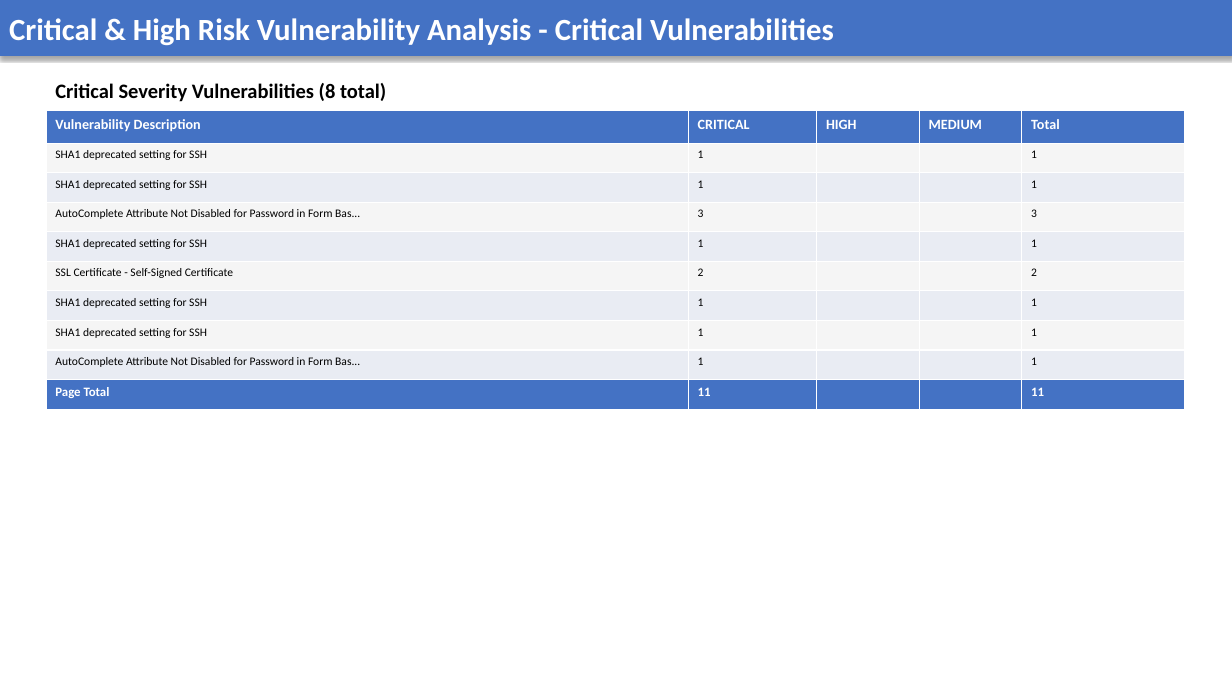
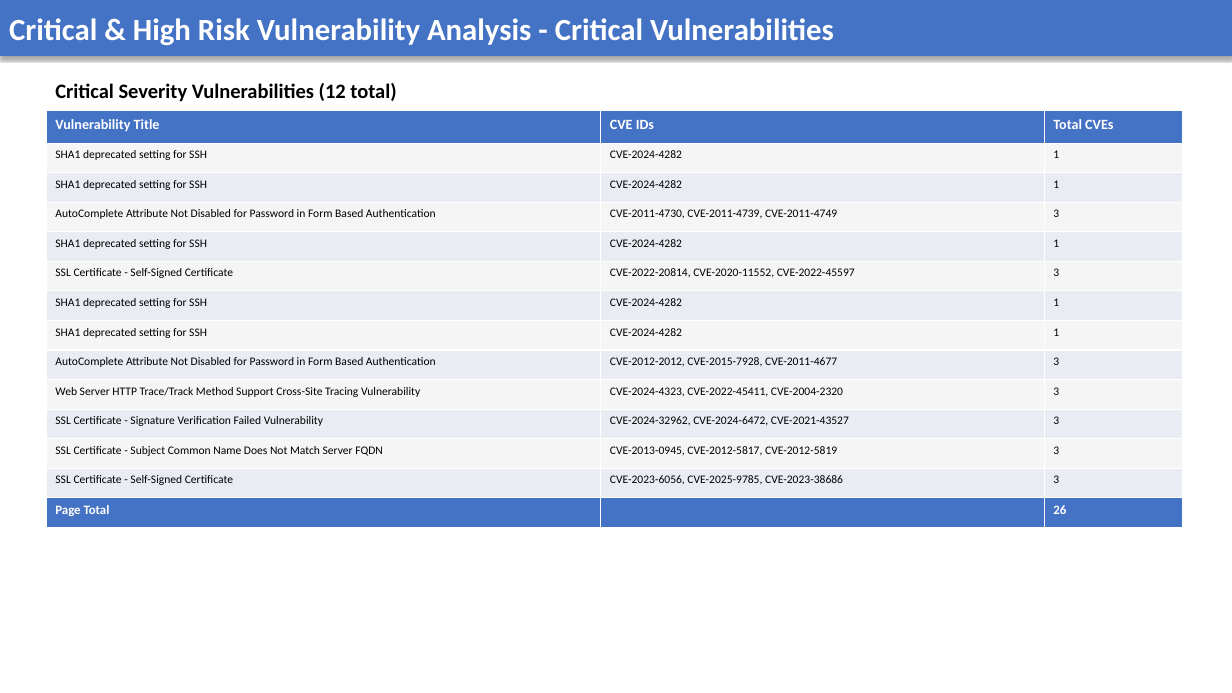
Before and after one commit to AnekantEmployee/vms_automation, a slide deck: slide 3 of vms_ppt/Test Report 2.pptx. Drawn at 1232x693 pixels with LibreOffice and Linux fonts; fonts in the diff are those of the drawing. Boxes give left, top, right and bottom in pixels: in the first picture for what was removed or moved away, otherwise in the second. Text is boxed around its words. In the diff, an @@ line names an element or a change of style, - is before the commit and + after.

```diff
--- a/vms_ppt/Test Report 2.pptx
+++ b/vms_ppt/Test Report 2.pptx
@@ text at (x1=55, y1=83, x2=396, y2=102): text changed @@
-Critical Severity Vulnerabilities (8 total)
+Critical Severity Vulnerabilities (12 total)
@@ table at (x1=46, y1=111, x2=1183, y2=528) @@
-Vulnerability Description | CRITICAL | HIGH | MEDIUM | Total
-SHA1 deprecated setting for SSH | 1 |  |  | 1
-SHA1 deprecated setting for SSH | 1 |  |  | 1
-AutoComplete Attribute Not Disabled for Password in Form Bas... | 3 |  |  | 3
-SHA1 deprecated setting for SSH | 1 |  |  | 1
-SSL Certificate - Self-Signed Certificate | 2 |  |  | 2
-SHA1 deprecated setting for SSH | 1 |  |  | 1
-SHA1 deprecated setting for SSH | 1 |  |  | 1
-AutoComplete Attribute Not Disabled for Password in Form Bas... | 1 |  |  | 1
-Page Total | 11 |  |  | 11
+Vulnerability Title | CVE IDs | Total CVEs
+SHA1 deprecated setting for SSH | CVE-2024-4282 | 1
+SHA1 deprecated setting for SSH | CVE-2024-4282 | 1
+AutoComplete Attribute Not Disabled for Password in Form Based Authentication | CVE-2011-4730, CVE-2011-4739, CVE-2011-4749 | 3
+SHA1 deprecated setting for SSH | CVE-2024-4282 | 1
+SSL Certificate - Self-Signed Certificate | CVE-2022-20814, CVE-2020-11552, CVE-2022-45597 | 3
+SHA1 deprecated setting for SSH | CVE-2024-4282 | 1
+SHA1 deprecated setting for SSH | CVE-2024-4282 | 1
+AutoComplete Attribute Not Disabled for Password in Form Based Authentication | CVE-2012-2012, CVE-2015-7928, CVE-2011-4677 | 3
+Web Server HTTP Trace/Track Method Support Cross-Site Tracing Vulnerability | CVE-2024-4323, CVE-2022-45411, CVE-2004-2320 | 3
+SSL Certificate - Signature Verification Failed Vulnerability | CVE-2024-32962, CVE-2024-6472, CVE-2021-43527 | 3
+SSL Certificate - Subject Common Name Does Not Match Server FQDN | CVE-2013-0945, CVE-2012-5817, CVE-2012-5819 | 3
+SSL Certificate - Self-Signed Certificate | CVE-2023-6056, CVE-2025-9785, CVE-2023-38686 | 3
+Page Total |  | 26
```
Also in this commit, not shown: 8 other slides changed, 3 slides added, 3 slides removed, 8 other files.
